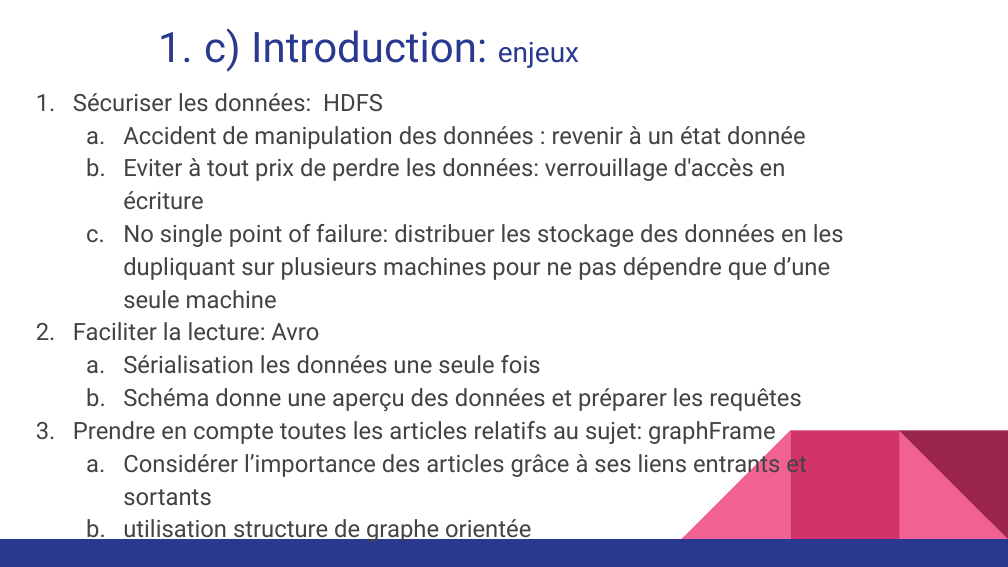
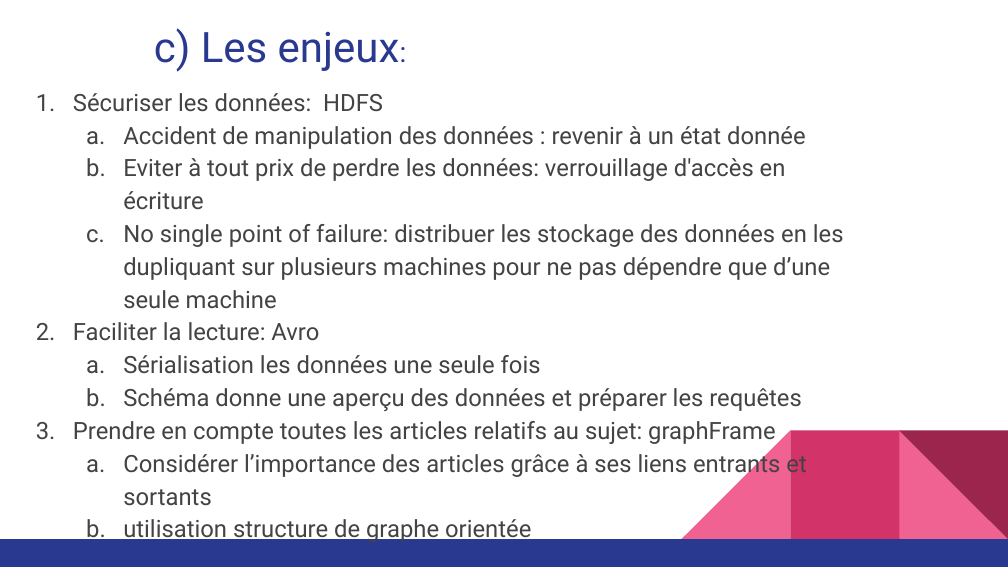
Before and after one commit to carolio7/batch_processing_wikimedia, a slide deck: slide 7 of presentation/presentation_projet4_v02.pptx (slide 6 before the commit). Drawn at 1008x567 pixels with LibreOffice and Linux fonts; fonts in the diff are those of the drawing. Boxes give left, top, right and bottom in pixels: in the first picture for what was removed or moved away, otherwise in the second. Text is boxed around its words. In the diff, an @@ line names an element or a change of style, - is before the commit and + after.

Commit message:
Mise à jour des presentation: Separation intro-presentation du sujet

```diff
--- a/presentation/presentation_projet4_v02.pptx
+++ b/presentation/presentation_projet4_v02.pptx
@@ title at (154,28,400,72): text changed @@
-1. c) Introduction: enjeux
+c) Les enjeux:
```
Also in this commit, not shown: 16 other slides changed, 7 slides added, 4 slides removed, 1 other file.
